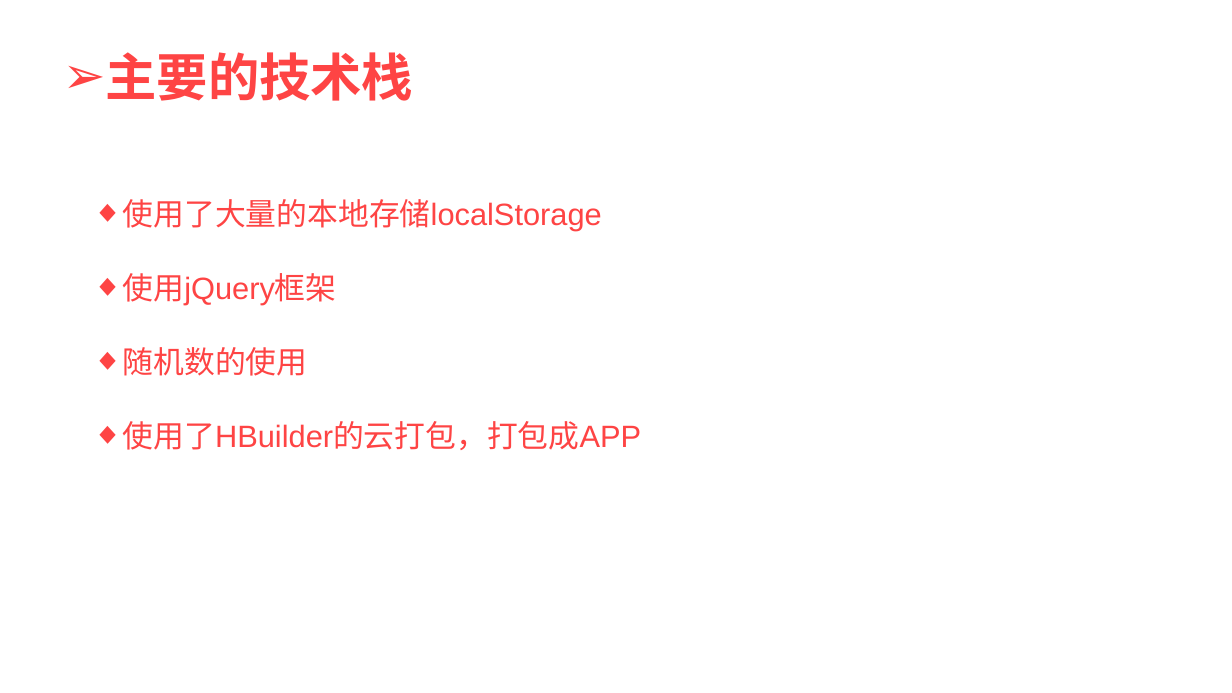
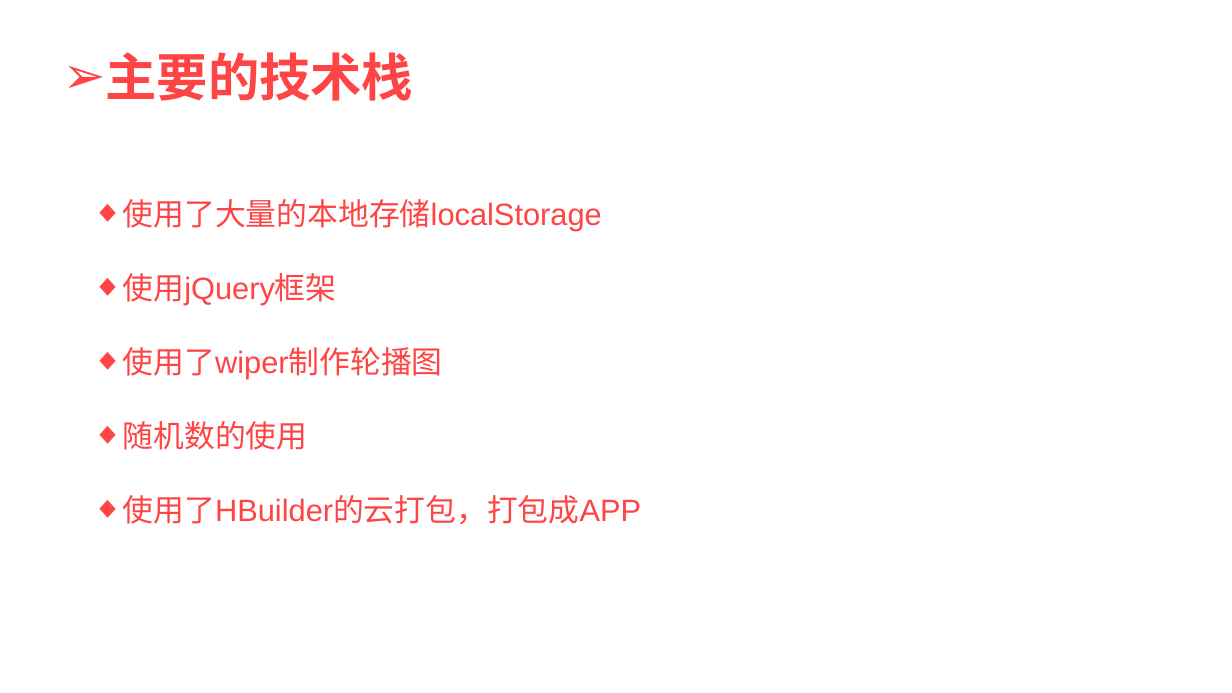
Before and after one commit to z1443832589/zwj, a slide deck: slide 3 of 演示文稿1.pptx. Drawn at 1232x693 pixels with LibreOffice and Linux fonts; fonts in the diff are those of the drawing. Boxes give left, top, right and bottom in pixels: in the first picture for what was removed or moved away, otherwise in the second. Text is boxed around its words. In the diff, an @@ line names an element or a change of style, - is before the commit and + after.

Commit message:
ppt修改

```diff
--- a/演示文稿1.pptx
+++ b/演示文稿1.pptx
@@ text at [123,347,443,380]: paragraph added @@
+◆ 使用了wiper制作轮播图
```
